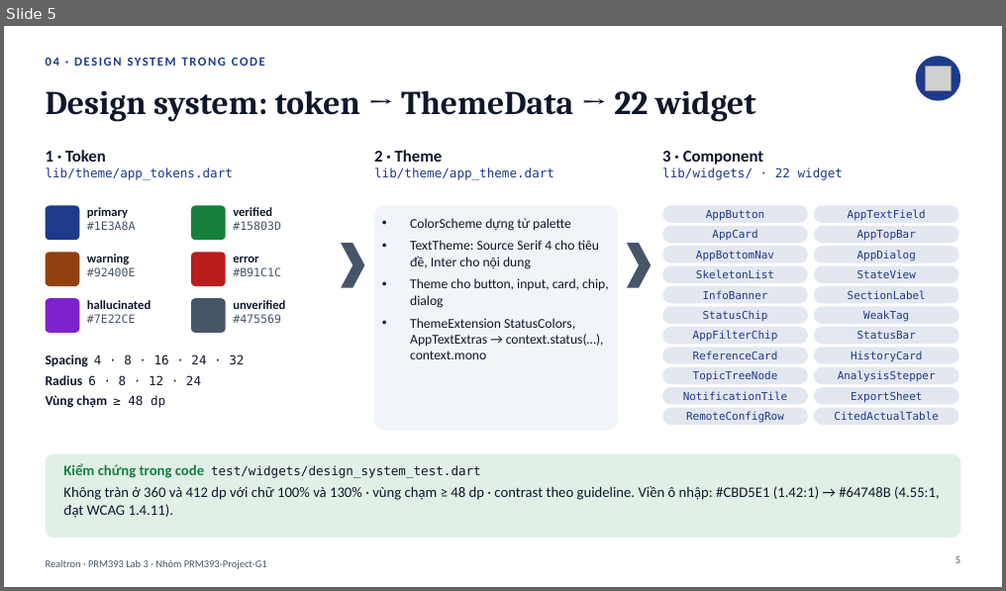
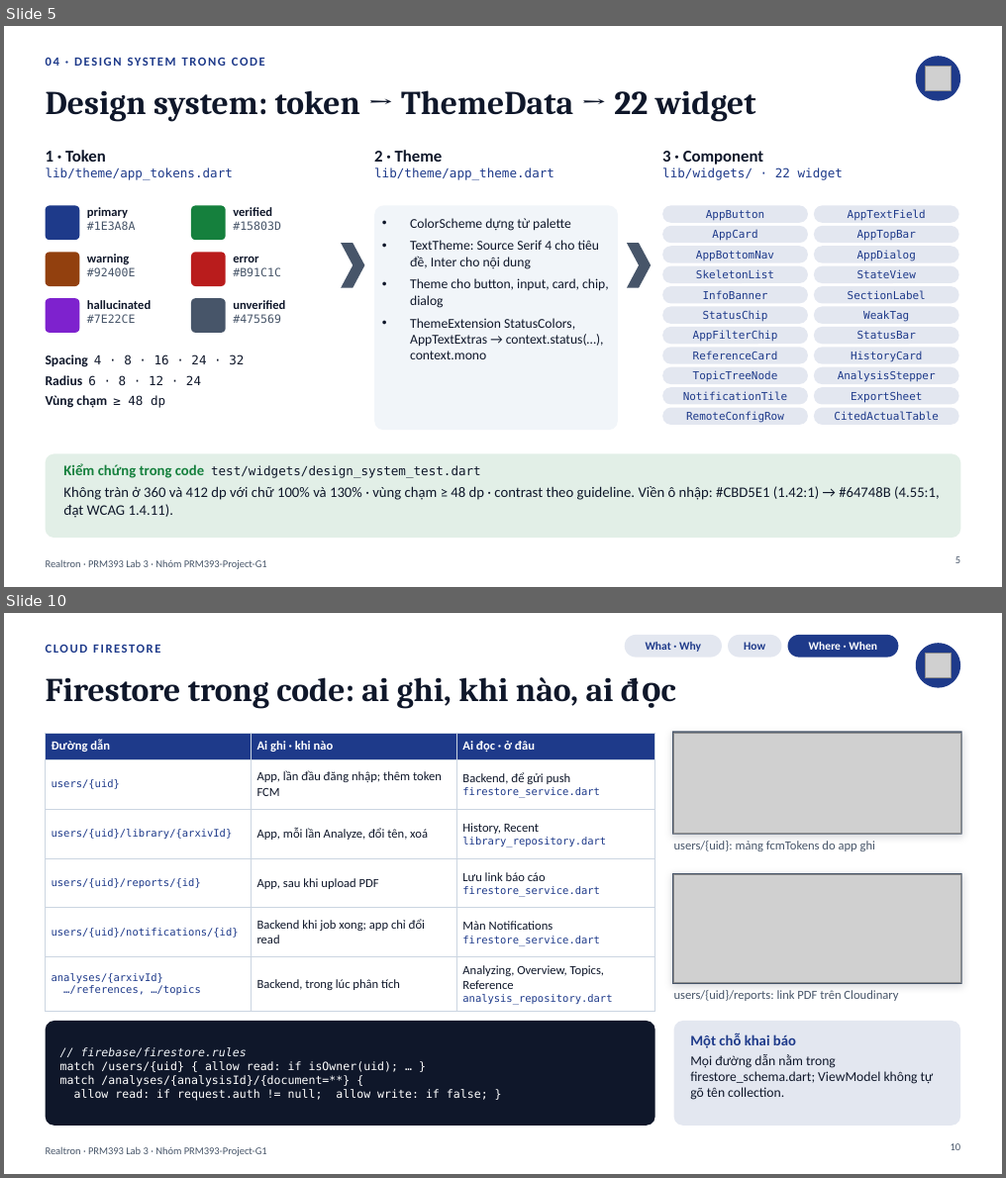
Before and after one commit to PRM393-Project-G1/Lab3, a slide deck: slides/Lab03_G1_slides.pptx. Shown one above the other, each under a label of ours: slide 5 before the commit, slides 5 and 10 after it; the slides between them are not shown. The pictures are 1006x591 and 1006x1178 pixels, drawn with LibreOffice and Linux fonts; fonts in the diff are those of the drawing; grey boxes stand for pictures. Boxes give left, top, right and bottom in pixels: in the first picture for what was removed or moved away, otherwise in the second. Text is boxed around its words. In the diff, an @@ line names an element or a change of style, - is before the commit and + after.

```diff
--- a/slides/Lab03_G1_slides.pptx
+++ b/slides/Lab03_G1_slides.pptx
@@ slide 10 added at (4, 613, 1002, 1174), background #FFFFFF; not listed: 1 template element that a slide beside it also shows @@
@@ text added at (46, 637, 832, 660), 12 pt, text #1E3A8A, bold @@
+CLOUD FIRESTORE
@@ rounded rectangle added at (625, 635, 722, 658), fill #1E3A8A at 12% opacity @@
@@ text added at (646, 642, 701, 652), 11 pt, text #1E3A8A, bold @@
+What · Why
@@ rounded rectangle added at (728, 635, 782, 658), fill #1E3A8A at 12% opacity @@
@@ text added at (744, 642, 765, 650), 11 pt, text #1E3A8A, bold @@
+How
@@ rounded rectangle added at (788, 635, 899, 658), fill #1E3A8A @@
@@ text added at (809, 642, 877, 650), 11 pt, text #FFFFFF, bold @@
+Where · When
@@ ellipse added at (916, 643, 960, 688), fill #1E3A8A @@
@@ picture added at (926, 653, 951, 678) @@
@@ title added at (46, 677, 614, 709), 32 pt, text #0F172A, bold @@
+Firestore trong code: ai ghi, khi nào, ai đọc
@@ rectangle added at (672, 731, 962, 835), fill #475569 @@
@@ table added at (46, 733, 655, 1009), 6 rows, 3 columns @@
+Đường dẫn | Ai ghi · khi nào | Ai đọc · ở đâu
+users/{uid} | App, lần đầu đăng nhập; thêm token FCM | Backend, để gửi push / firestore_service.dart
+users/{uid}/library/{arxivId} | App, mỗi lần Analyze, đổi tên, xoá | History, Recent / library_repository.dart
+users/{uid}/reports/{id} | App, sau khi upload PDF | Lưu link báo cáo / firestore_service.dart
+users/{uid}/notifications/{id} | Backend khi job xong; app chỉ đổi read | Màn Notifications / firestore_service.dart
+analyses/{arxivId} / …/references, …/topics | Backend, trong lúc phân tích | Analyzing, Overview, Topics, Reference / analysis_repository.dart
@@ picture added at (674, 733, 960, 833) @@
@@ text added at (674, 841, 875, 852), 12 pt, text #475569 @@
+users/{uid}: mảng fcmTokens do app ghi
@@ rectangle added at (672, 873, 962, 984), fill #475569 @@
@@ picture added at (674, 875, 960, 983) @@
@@ text added at (674, 990, 898, 1001), 12 pt, text #475569 @@
+users/{uid}/reports: link PDF trên Cloudinary
@@ rounded rectangle added at (46, 1021, 655, 1126), fill #0F172A @@
@@ rounded rectangle added at (674, 1021, 960, 1126), fill #1E3A8A at 12% opacity @@
@@ text added at (60, 1048, 488, 1101), 11 pt, text #FFFFFF @@
+// firebase/firestore.rules
+match /users/{uid} { allow read: if isOwner(uid); … }
+match /analyses/{analysisId}/{document=**} {
+allow read: if request.auth != null; allow write: if false; }
@@ text added at (690, 1033, 934, 1100), 13 pt, text #0F172A @@
+Một chỗ khai báo
+Mọi đường dẫn nằm trong firestore_schema.dart; ViewModel không tự gõ tên collection.
@@ page number added at (950, 1144, 961, 1151), 10 pt, text #475569 @@
+10
```
Also in this commit, not shown: 7 slides changed, 19 other slides added, 3 slides removed, 7 other files.
